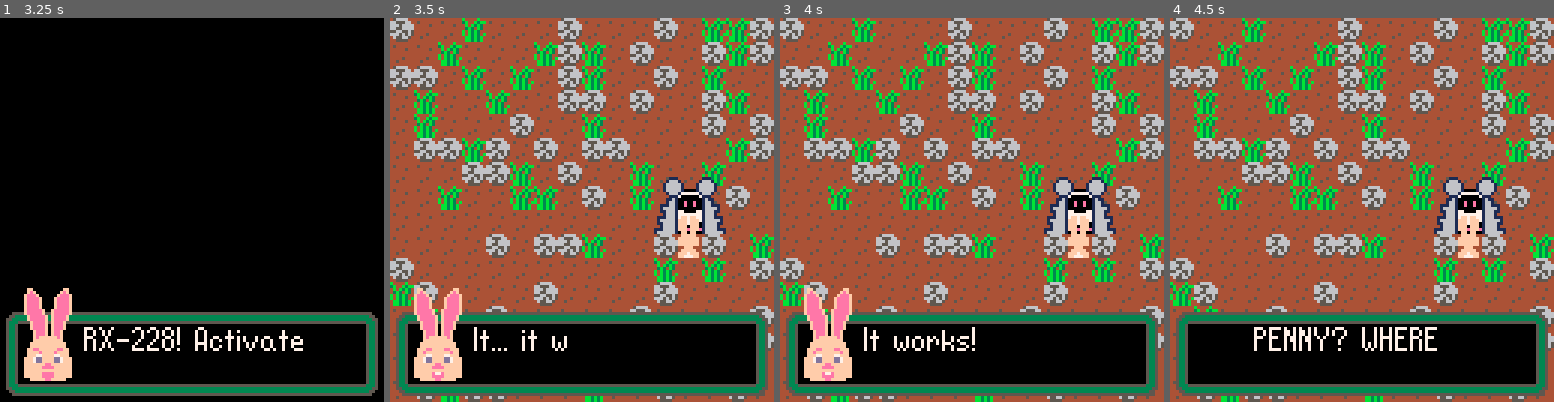
Above: before the commit, frames 1-4 (left to right).
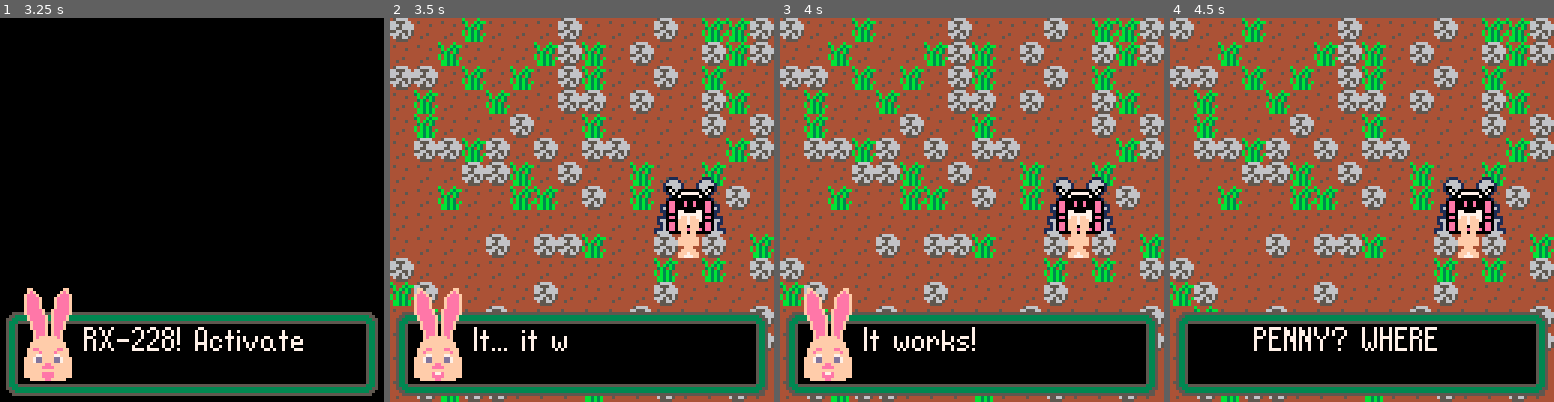
Above: after the commit, the same moments.

Repository: DeCarabas/pico_carts
Game: PICO-8 cartridge robo.p8
Same seed, same stepped clock (60 frames per second), same inputs: the game is played once before the commit and once after it.
Inputs:
- Up to frame 1 (3.25 s): tap X (X key) at 0.33, 1.07, 1.85, 2.97 s; tap O (Z key) at 0.7, 1.7, 2.1, 2.5, 2.9 s; hold Right 1.6-2.1 s; hold Up 2.15-2.42 s; hold Right 2.47-3.03 s; hold Left from 3.08 s (still down)
- Up to frame 2 (3.5 s): keep holding Left; tap O (Z key) at 3.3 s
- Up to frame 3 (4 s): release Left at 3.58 s; hold Down 3.63-3.97 s; tap O (Z key) at 3.7 s
- Up to frame 4 (4.5 s): hold Right from 4.02 s (still down); tap X (X key) at 4.08 s; tap O (Z key) at 4.1 s

Frame 1 is identical in both runs. In frame 2, 0.7% of the frame differs, in the area x 71-85%, y 43-57%; in frame 3, 0.7%; in frame 4, 0.7%.

Commit message:
[Robo] You can win!

Diff:
--- a/robo.p8
+++ b/robo.p8
@@ -627,7 +627,7 @@
 	-- make sure we draw the world
 	-- objects in the right order.
 	local draws={draw_player,draw_base,draw_penny}
-	local ys={py,base_y,penny_y/8}
+	local ys={py*8+4,base_y*8,penny_y}
 	sort(ys,draws)
 	for dd in all(draws) do
 	 dd()
@@ -1044,15 +1044,18 @@
    --     so the base glows.
    chapter=2
   end,
+  "...",
   "^hey... how'd you get\nover there?",
-  "^whoops!",
-  "^there you go."},
+  "^oof.",
+  "^there you go!"},
  {pre=function()
    blank_screen=false
   end,
   p=py_frend,
+  "^huh...",
   "^i guess you really\n^d^o work!"},
  {p=py_shout,
+  "^ha! ^i knew it!",
   "^i ^a^m ^t^h^e ^b^e^s^t!"},
  {p=py_talk,
   "^well, ^i've finished\nthis base.",
@@ -1061,8 +1064,9 @@
  {"^p^e^n^n^y!",
   "^t^h^a^t ^f^i^e^l^d ^c^l^e^a^r\n^y^e^t?"},
  {p=py_talk,
+  "^oh, uh...",
   "^hey, help me clear\nthis field?",
-  "^we need a big clear\nspace..."},
+  "^mom wants a big\nclear space..."},
  {p=py_whelm,
   "...but these rocks\nare so big."},
  {p=py_shock,
@@ -1070,8 +1074,32 @@
  post=function()
   penny_wander()
   update_fn=update_walk
+  object_fn=check_bigspace
  end
 }
+
+function check_bigspace()
+ function check(x,y)
+  for iy=0,4 do
+   for ix=0,4 do
+    if map_flag(x+ix,y+iy,0) then
+     return false
+    end
+   end
+  end
+  return true
+ end
+
+ if (penny_x==nil or grabbed_item) return
+
+ for y=0,10 do
+  for x=0,10 do
+   if check(x,y) then
+    do_script(cs_didclear)
+   end
+  end
+ end
+end
 
 cs_nobattery={
  {pre=function()
@@ -1101,6 +1129,22 @@
  end
 }
 
+cs_didclear={
+ {p=py_shock,
+  "^hooray!\n^you did it!",
+  "^you win the game!"},
+ post=function()
+  object_fn=nil
+  update_fn=update_walk
+ end
+}
+
+function check_objective()
+ if object_fn then
+  object_fn()
+ end
+end
+
 function do_script(script)
  local _step
  _step=function(i_stage,i_line)
@@ -1154,7 +1198,7 @@
 end
 
 function draw_text()
- if text==nil then return end
+ if (text==nil) return
 
  -- outline box
  draw_box(0,96,14,2)
@@ -1232,7 +1276,11 @@
     penny_run(128,penny_y,_sleep)
    else
     t-=1
-    if (t<=0) _next()
+    if t<=0 then
+     _next()
+    else
+     check_objective()
+    end
    end
   end
  end
